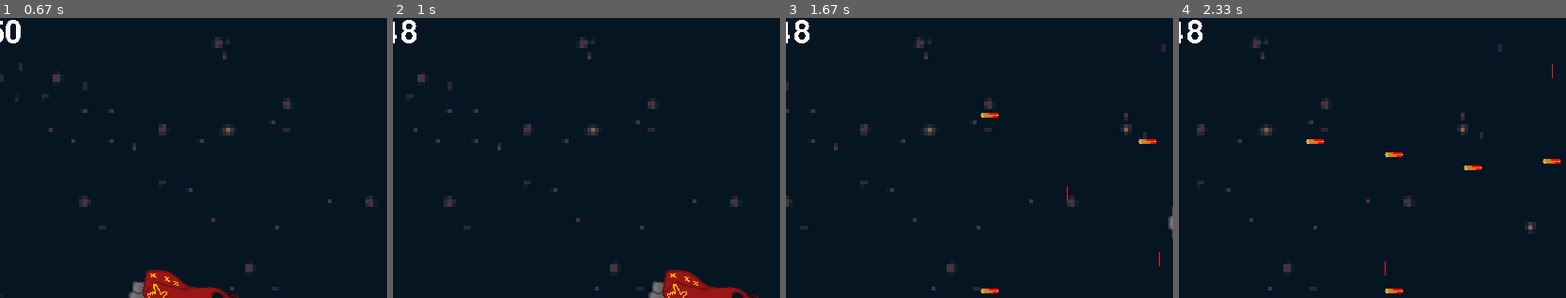
Above: before the commit, frames 1-4 (left to right).
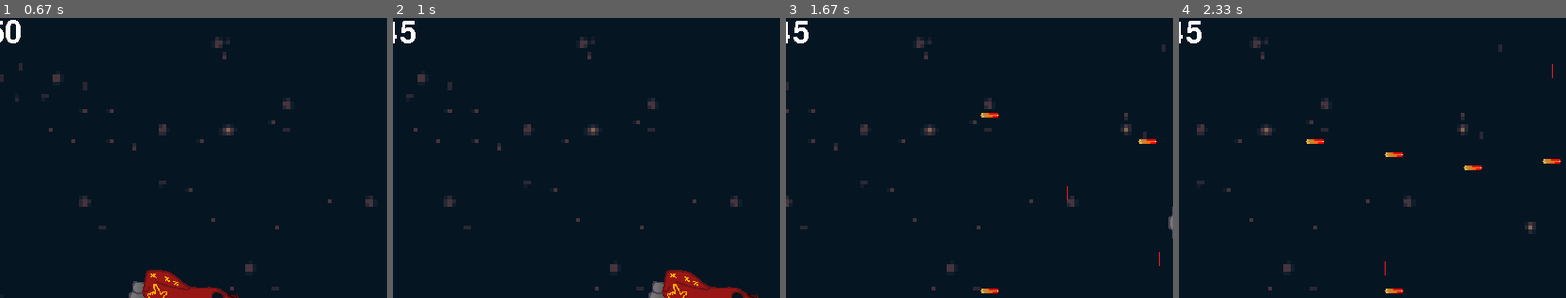
Above: after the commit, the same moments.

Repository: LuizHFS-Codice/Dessoft
Game: pygame game, started from Pygame/ÁreadeJogo.py
Same seed, same stepped clock (60 frames per second), same inputs: the game is played once before the commit and once after it.
Inputs:
- Up to frame 1 (0.67 s): hold Z from 0.33 s (still down); hold Right from 0.33 s (still down)
- Up to frame 2 (1 s): release Z at 0.8 s; release Right at 0.8 s; hold Right from 0.83 s (still down); tap Z at 0.9 s; tap X at 0.98 s
- Up to frame 3 (1.67 s): tap Z at 1.2, 1.4 s; release Right at 1.3 s; hold Up 1.33-1.63 s
- Up to frame 4 (2.33 s): hold Right 1.67-2.13 s; tap Z at 1.73, 2.03, 2.23 s; hold Left from 2.17 s (still down); tap X at 2.32 s
The pictures show only the part of the screen within x 2-52%, y 0-50%; the shares and areas given below are measured in that part.

Frame 1 is identical in both runs. In frame 2, 0.1% of the frame differs, in the area x 1-7%, y 0-10%; in frame 3, 0.1%; in frame 4, 0.1%.

Commit message:
DEU CERTO!!!! Inimigos  morrem depois de levarem dano o suficiente

Diff:
--- a/Pygame/Classes.py
+++ b/Pygame/Classes.py
@@ -139,6 +139,7 @@
         self.Sprites = Sprites
         self.Balas = Balas
         self.img=pygame.transform.scale(self.image,(LargNav,AltNav))
+        self.vida=Vida_Inimigo_Voa
         #Spawns
         self.rect=self.image.get_rect()
         self.rect.x=Largura
@@ -211,6 +212,7 @@
         self.Sprites = Sprites
         self.missel = missel
         self.img=pygame.transform.scale(self.image,(LargNav/3,AltNav))
+        self.vida=Vida_Tripod
         #Spawns
         self.rect=self.image.get_rect()
         self.rect.x=random.randint(0,Largura)
--- a/Pygame/Config.py
+++ b/Pygame/Config.py
@@ -38,8 +38,9 @@
 #Variaveis de dano
 Vida_Jogador=50
 T_Inv=5#Tempo de Invulnerabilidade em segundos
-Vida_Inimigo_Voa=2
+Vida_Inimigo_Voa=10
+Vida_Tripod=15
 Dano_Tiro_Jogador=1
 Dano_Bomba_Jogador=2
-Dano_inimigo_Voa=2
-Dano_Missil_Inimigo=2
+Dano_inimigo_Voa=2.5
+Dano_Missil_Inimigo=5
--- a/Pygame/ÁreadeJogo.py
+++ b/Pygame/ÁreadeJogo.py
@@ -151,6 +151,17 @@
         Inv-=1
     Dano=[]
     Dano=pygame.sprite.groupcollide(Inimigos_Voadores,Balas,0,1)
+    for Inimigos in Dano:
+        Inimigos.vida-=Dano_Tiro_Jogador
+        if Inimigos.vida<=0:
+            Inimigos.kill()
+    Dano=[]
+    Dano=pygame.sprite.groupcollide(Trimpots,Bombas,0,1)
+    for Trimpod in Dano:
+        Trimpod.vida-=Dano_Tiro_Jogador
+        if Trimpod.vida<=0:
+            Trimpod.kill()
+
     vida_tela=font.render(f'{jogador.vida}', False, (255, 255, 255))
 
     Sprites.update()
